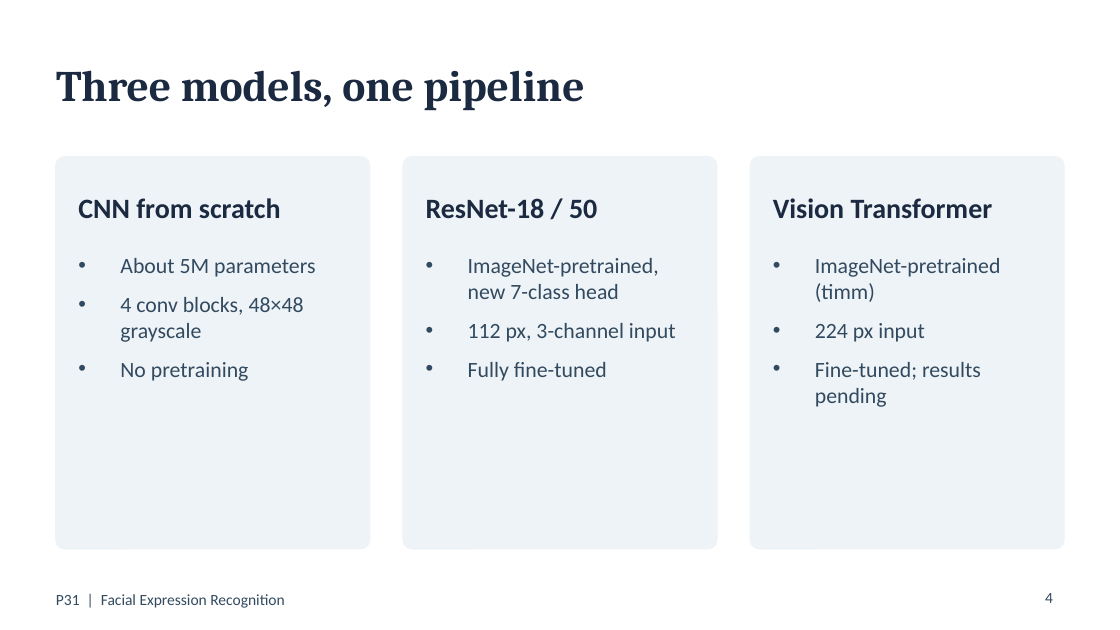
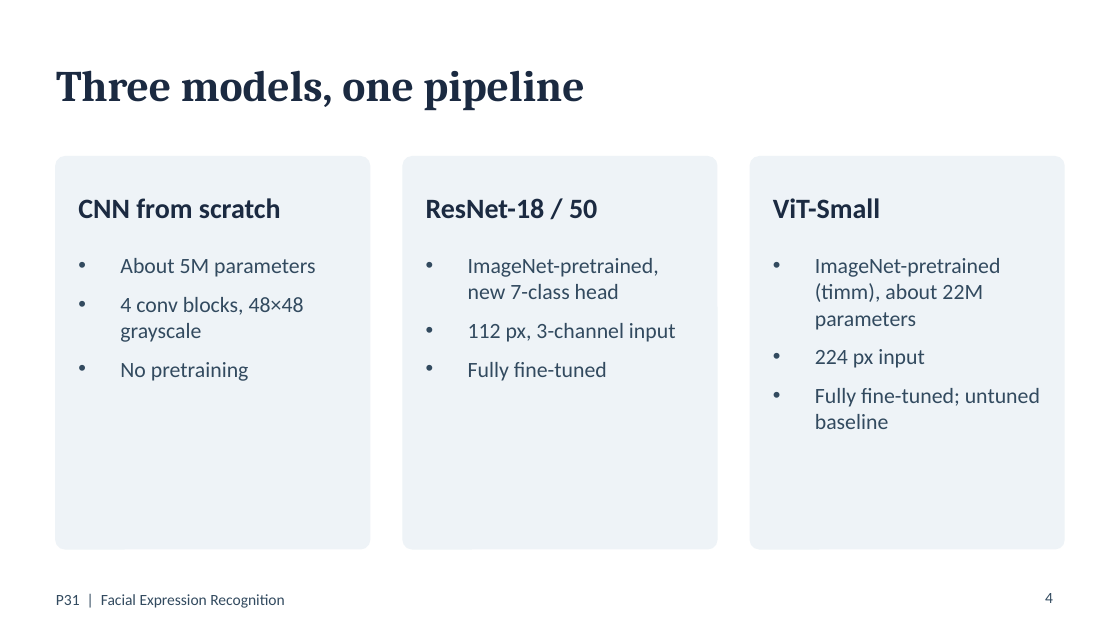
Before and after one commit to Neeraj-NP/P31-facial-expression-recognition, a slide deck: slide 4 of report/slides.pptx. Drawn at 1120x630 pixels with LibreOffice and Linux fonts; fonts in the diff are those of the drawing. Boxes give left, top, right and bottom in pixels: in the first picture for what was removed or moved away, otherwise in the second. Text is boxed around its words. In the diff, an @@ line names an element or a change of style, - is before the commit and + after.

Commit message:
Add ViT-S to the bias audit, report and slides (closes #10, closes #17, part of #19)
- bias_report rerun with vit_small: age 14.6 (p = 0.007), gender 5.4
  (p = 0.003), race 2.5 (p = 0.52); existing rows unchanged.
- Report: ViT rows in the cross-dataset and gap tables, per-group
  accuracies, per-emotion transfer, findings and discussion. ViT-S is
  described as one untuned baseline run; its smaller gender gap comes
  from lower accuracy on women, not higher accuracy on men.
- method.md: actual ViT-S config instead of vit_small/vit_base.
- Slides 4, 7, 8, 9 and 12 and the outline updated; deck rebuilt.
  Slide 11 (attention) is left for #11.

```diff
--- a/report/slides.pptx
+++ b/report/slides.pptx
@@ text at box(773, 198, 880, 218): text changed @@
-Vision Transformer
+ViT-Small
@@ text at box(815, 258, 1001, 330): text changed @@
-• ImageNet-pretrained (timm)
+• ImageNet-pretrained (timm), about 22M parameters
@@ text at box(815, 388, 1040, 429): text changed @@
-• Fine-tuned; results pending
+• Fully fine-tuned; untuned baseline
```
Also in this commit, not shown: 4 other slides changed, 9 other files.
